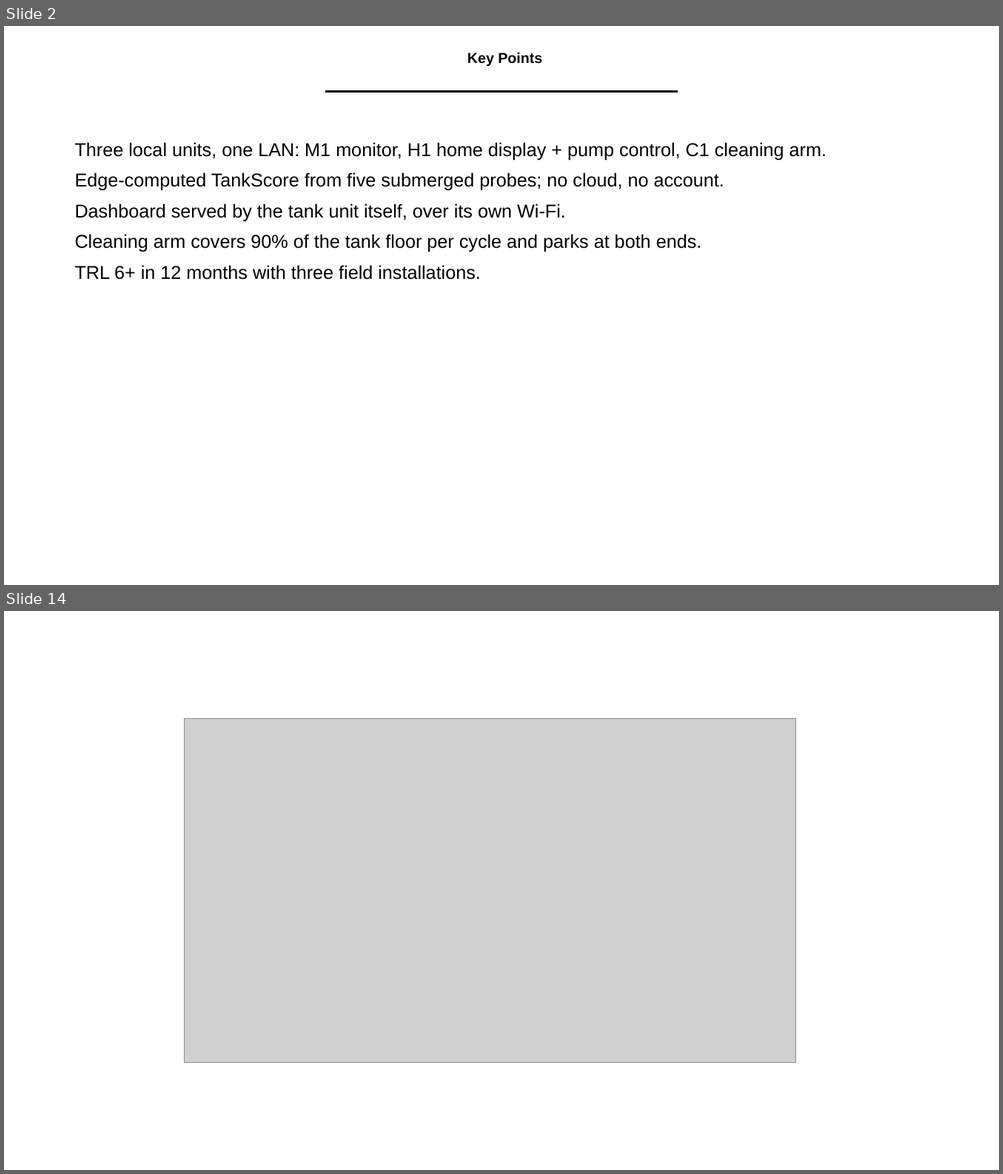
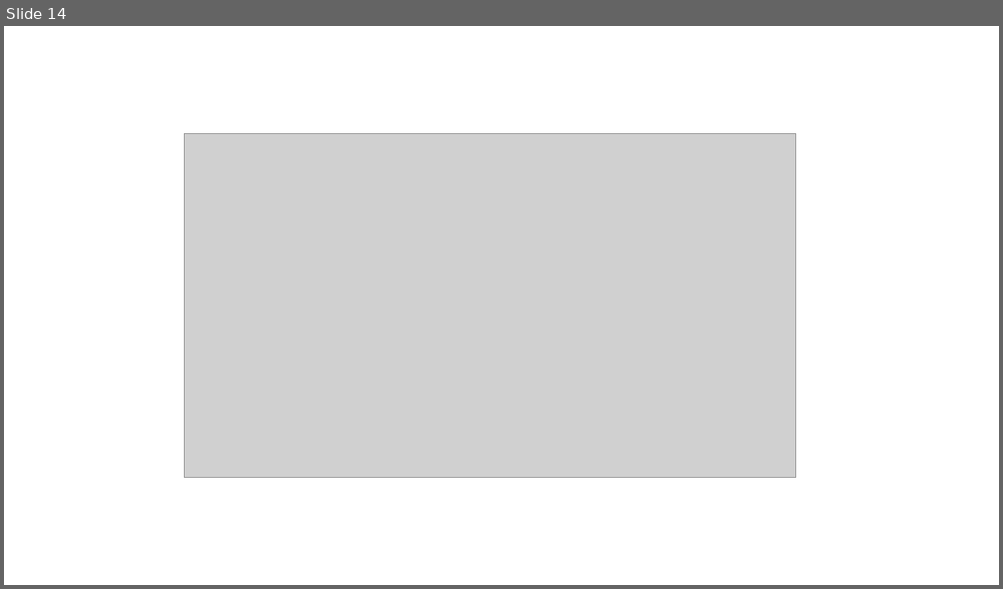
Before and after one commit to adithya-in/tankguard, a slide deck: docs/office/TankGuard_Presentation.pptx. Shown one above the other, each under a label of ours: slides 2 and 14 before the commit, slide 14 after it; the slides between them are not shown. The pictures are 1003x1174 and 1003x589 pixels, drawn with LibreOffice and Linux fonts; fonts in the diff are those of the drawing; grey boxes stand for pictures; background and template pictures are left out. Boxes give left, top, right and bottom in pixels: in the first picture for what was removed or moved away, otherwise in the second. Text is boxed around its words. In the diff, an @@ line names an element or a change of style, - is before the commit and + after.

Commit message:
docs(office): rewrite the TDP copy and rebuild the deck layout
The deck was a list of one-line claims with no setup, so a reader landing mid-deck had no context. Every slide now opens with a takeaway, carries three or four labelled cards, and closes with a callout. The narrative adds what is already built and folds market into impact.

The proposal gets dot-leader contents with page numbers, consistent table widths, right-aligned amounts, and no orphaned headings. The budget workbook is rebuilt as clean tables with a readable summary sheet.

The specification is corrected to the shipped firmware: ESP8266 on M1, weights 40/25/25/10 with level unscored, three score bands, and a BOM that matches the grant budget.

```diff
--- a/docs/office/TankGuard_Presentation.pptx
+++ b/docs/office/TankGuard_Presentation.pptx
@@ slide 2 removed at [4,26,999,585], background #FFFFFF @@
@@ text removed at [467,52,542,66] @@
-Key Points
@@ line removed from (326, 92) to (677, 92) @@
@@ text removed at [75,142,826,280] @@
-Three local units, one LAN: M1 monitor, H1 home display + pump control, C1 cleaning arm.
-Edge-computed TankScore from five submerged probes; no cloud, no account.
-Dashboard served by the tank unit itself, over its own Wi-Fi.
-Cleaning arm covers 90% of the tank floor per cycle and parks at both ends.
-TRL 6+ in 12 months with three field installations.
```
Also in this commit, not shown: 5 slides changed, 8 slides added, 7 other slides removed, 5 other files.
